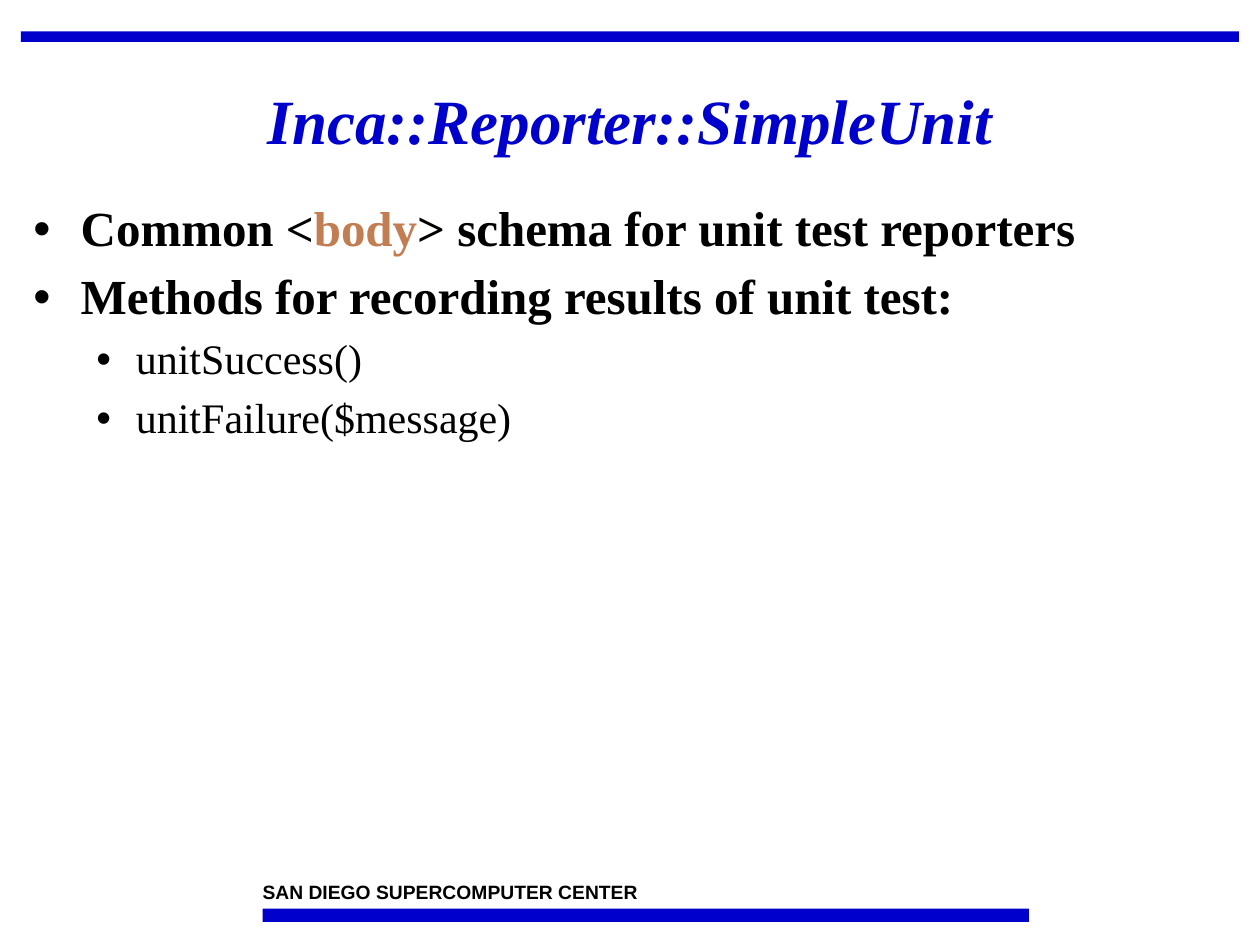
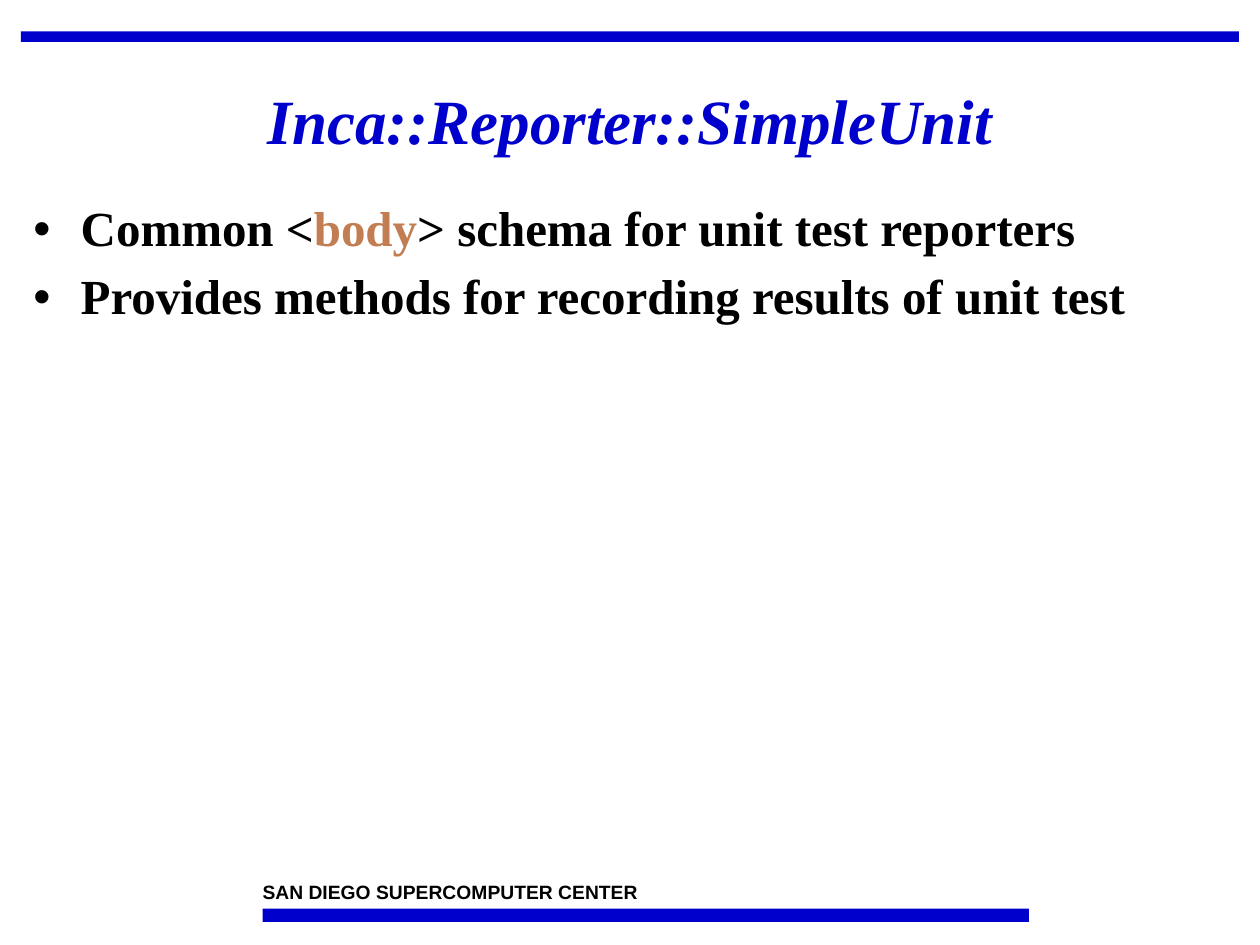
Before and after one commit to IncaProject/inca-xsede, a slide deck: slide 16 of talks/feb-06-workshop/incaReporters.ppt. Drawn at 1260x945 pixels with LibreOffice and Linux fonts; fonts in the diff are those of the drawing; background and template pictures are left out. Boxes give left, top, right and bottom in pixels: in the first picture for what was removed or moved away, otherwise in the second. Text is boxed around its words. In the diff, an @@ line names an element or a change of style, - is before the commit and + after.

```diff
--- a/talks/feb-06-workshop/incaReporters.ppt
+++ b/talks/feb-06-workshop/incaReporters.ppt
@@ text at [81, 279, 1125, 324]: text changed @@
-• Methods for recording results of unit test:
-  • unitSuccess()
-  • unitFailure($message)
+• Provides methods for recording results of unit test
```
Also in this commit, not shown: 8 other slides changed, 1 slide added, 1 other file.
